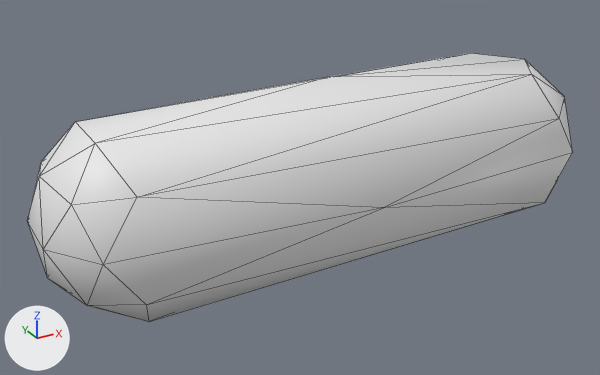
The FBX model Assets/art/models/pickle.fbx, before and after one commit.
The view is the same before and after, from a 50 mm lens placed at (-4.05, -6.75, 3.27), pointed at (-0.29, 0.08, -0.15). Every picture has the same lights, and +X, +Y and +Z are marked at lower left. Mesh edges are drawn as thin lines.
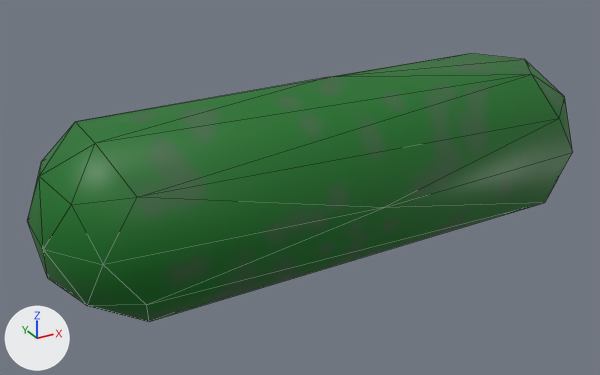
What the commit changed:
Picture 'pickleTex.png' (img_pickletex_png) is new.
Material 'Material.001' (mat_material_001) is new.
Its texture is img_pickletex_png.
me_icosphere has 42 vertices, 80 faces and spans x -2.95..2.95, y -1.0..1.0, z -1.0..1.0.
me_icosphere now uses material mat_material_001 (picture img_pickletex_png).

Pixel boxes [x1, y1, x2, y2] of what changed, in the pictures (600 x 375 px):
'Icosphere', recoloured (white to green)
    both: [27, 53, 573, 322]
